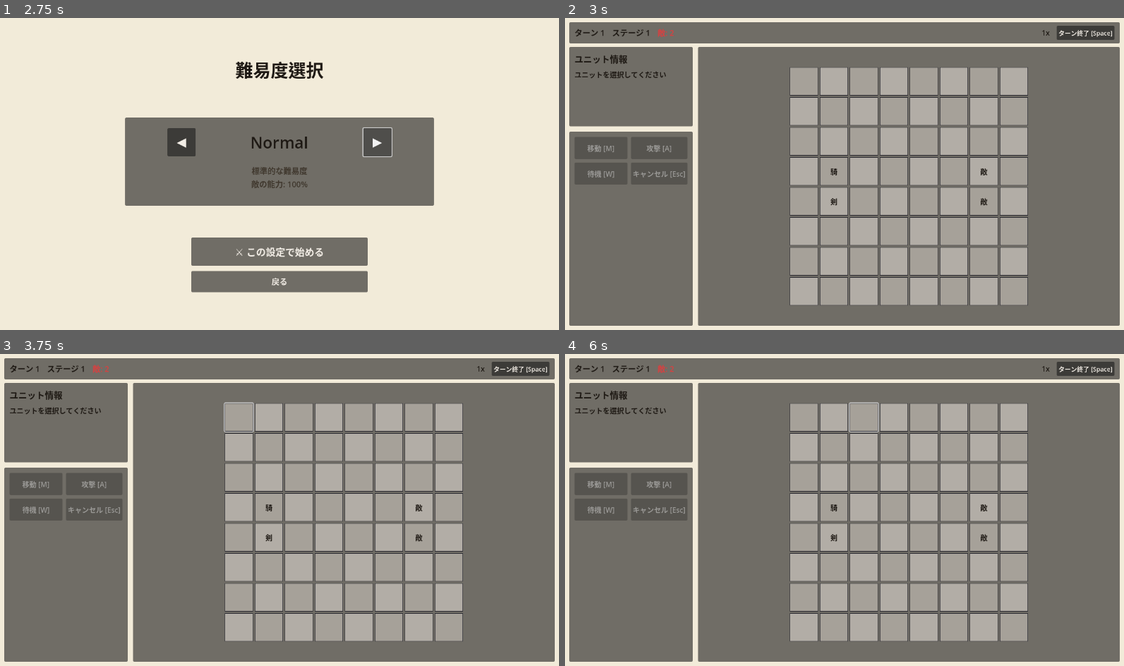
Above: before the commit, frames 1-4 (two rows, left to right).
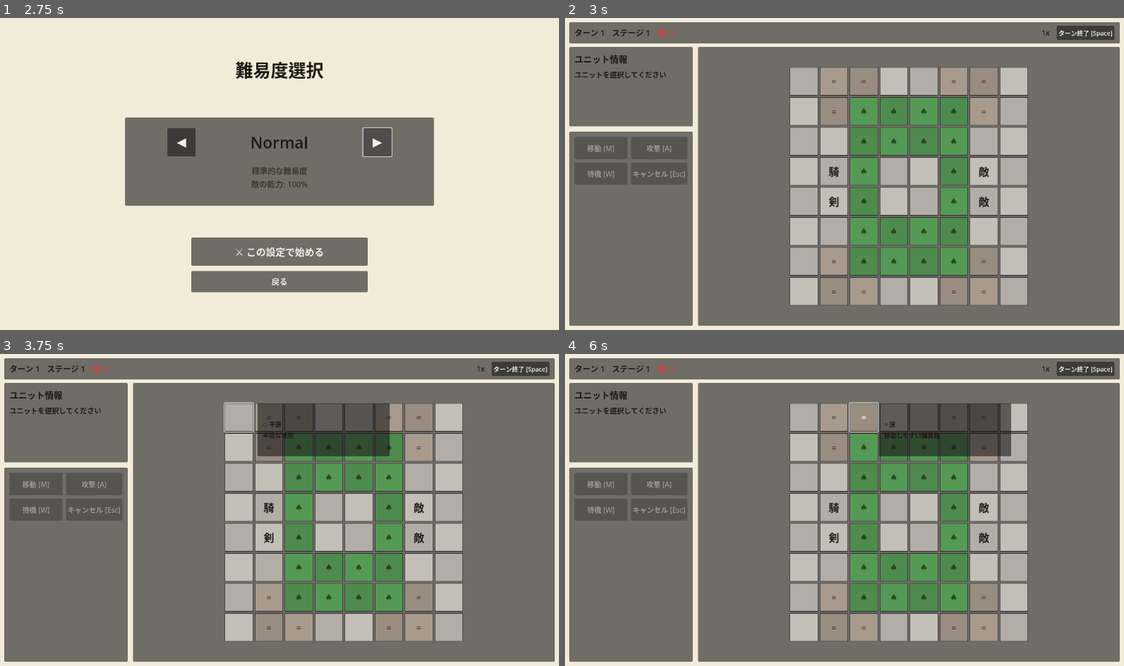
Above: after the commit, the same moments.

Repository: Akasaki-Kouji/Tactics-Roguelike-godot
Game: Godot game, scene res://scenes/home_improved.tscn
Two runs of this game, one before a commit and one after it. Both use one fixed random seed, a clock stepped at 60 frames per second and the inputs below.
Inputs (mouse positions are in pixels of both pictures, inside the frame that each line leads up to):
- Up to frame 1 (2.75 s): click "⚔ ゲーム開始" at 0.5 s; click "◀" at 1.25 s; click "▶" at 2 s
- Up to frame 2 (3 s): click "⚔ この設定で始める" at 2.75 s
- Up to frame 3 (3.75 s): click (240, 416) at 3.52 s
- Up to frame 4 (6 s): click (833, 416) at 4.27 s; click (833, 416) at 5 s, where only the run after the commit has a clickable "="; click (861, 416) at 5.77 s

Frame 1 is identical in both runs. In frame 2, 14% of the frame differs, in the area x 45-78%, y 16-92%; in frame 3, 15%; in frame 4, 16%, in the area x 45-80%, y 15-92%.

Commit message:
Implement Phase 1 terrain system
Major features:
- Terrain types: Plains, Road, Forest, Swamp, Hill, Wall
- Weighted BFS movement with terrain cost (1-3 or impassable)
- Height system with jump checks (max height diff: 1)
- Combat terrain modifiers:
  * Height advantage: ±2 damage per level (max ±2 levels)
  * Terrain defense bonus (Forest +1, Hill +2)
  * Evasion modifiers (Forest +15, Swamp -10, Hill +10)
- 3 static terrain maps rotating by stage
- Visual terrain indicators:
  * Color-coded tiles by terrain type
  * Terrain icons (♠=Forest, ~=Swamp, △=Hill, etc.)
  * Hover tooltip showing terrain stats
- Combat preview includes terrain effects

Terrain data schema:
- move_cost: Movement points required (1-99)
- height: Elevation level (0-2)
- evasion/defense: Combat stat modifiers
- walkable: Passability flag
- color/icon: Visual representation

Maps:
- Map 0: Forest center with roads
- Map 1: Hills and swamps
- Map 2: Fortress with walls

Balance values are initial estimates for playtesting.

🤖 Generated with [Claude Code](https://claude.com/claude-code)

Co-Authored-By: Claude <noreply@anthropic.com>

Diff:
--- a/project/scripts/battle_improved.gd
+++ b/project/scripts/battle_improved.gd
@@ -18,17 +18,90 @@
 const COLOR_ATTACK = Color(0.85, 0.25, 0.25, 0.5)  # Red with transparency
 const COLOR_DANGER = Color(0.90, 0.55, 0.20, 0.5)  # Orange with transparency
 
+# Terrain System - Phase 1
+const TERRAIN_TYPES = {
+	"plains": {
+		"name": "平原",
+		"move_cost": 1,
+		"height": 0,
+		"evasion": 0,
+		"defense": 0,
+		"walkable": true,
+		"color": Color(0.70, 0.68, 0.65),
+		"icon": "◇",
+		"desc": "平坦な地形"
+	},
+	"road": {
+		"name": "道",
+		"move_cost": 1,
+		"height": 0,
+		"evasion": 0,
+		"defense": 0,
+		"walkable": true,
+		"color": Color(0.60, 0.55, 0.50),
+		"icon": "=",
+		"desc": "移動しやすい舗装路"
+	},
+	"forest": {
+		"name": "森林",
+		"move_cost": 2,
+		"height": 0,
+		"evasion": 15,
+		"defense": 1,
+		"walkable": true,
+		"color": Color(0.30, 0.55, 0.30),
+		"icon": "♠",
+		"desc": "回避+15 防御+1"
+	},
+	"swamp": {
+		"name": "沼地",
+		"move_cost": 3,
+		"height": 0,
+		"evasion": -10,
+		"defense": 0,
+		"walkable": true,
+		"color": Color(0.45, 0.50, 0.40),
+		"icon": "~",
+		"desc": "移動困難 回避-10"
+	},
+	"hill": {
+		"name": "丘",
+		"move_cost": 2,
+		"height": 1,
+		"evasion": 10,
+		"defense": 2,
+		"walkable": true,
+		"color": Color(0.65, 0.55, 0.45),
+		"icon": "△",
+		"desc": "高度+1 回避+10 防御+2"
+	},
+	"wall": {
+		"name": "壁",
+		"move_cost": 99,
+		"height": 2,
+		"evasion": 0,
+		"defense": 0,
+		"walkable": false,
+		"color": Color(0.25, 0.25, 0.28),
+		"icon": "█",
+		"desc": "通行不可"
+	}
+}
+
 var grid = []
+var terrain_map = []  # 2D array of terrain IDs
 var selected_unit = null
 var selected_tile = null
 var game_manager
 var unit_positions = {}
 var move_range_tiles = []
 var attack_range_tiles = []
+var hovered_tile = null  # For tooltip
 
 enum ActionMode { NONE, MOVE, ATTACK }
 var current_action_mode = ActionMode.NONE
 var current_turn = 1
+var current_map_id = 0  # Which terrain map to use
 
 func _ready():
 	game_manager = get_node("/root/GameManager")
@@ -45,6 +118,8 @@
 	# Update info bar
 	update_info_bar()
 
+	# Initialize terrain
+	setup_terrain_map()
 	setup_grid()
 	place_units()
 
@@ -104,6 +179,53 @@
 			enemy_count += 1
 	$MainLayout/InfoBar/InfoBarMargin/InfoBarContent/EnemyCountLabel.text = "敵: %d" % enemy_count
 
+func setup_terrain_map():
+	"""Initialize terrain layout - static maps for Phase 1"""
+	terrain_map = []
+
+	# Map templates (can add more later)
+	var maps = [
+		# Map 0: Mixed terrain with forest center
+		[
+			["plains", "road", "road", "plains", "plains", "road", "road", "plains"],
+			["plains", "road", "forest", "forest", "forest", "forest", "road", "plains"],
+			["plains", "plains", "forest", "forest", "forest", "forest", "plains", "plains"],
+			["plains", "plains", "forest", "plains", "plains", "forest", "plains", "plains"],
+			["plains", "plains", "forest", "plains", "plains", "forest", "plains", "plains"],
+			["plains", "plains", "forest", "forest", "forest", "forest", "plains", "plains"],
+			["plains", "road", "forest", "forest", "forest", "forest", "road", "plains"],
+			["plains", "road", "road", "plains", "plains", "road", "road", "plains"]
+		],
+		# Map 1: Hills and swamps
+		[
+			["plains", "plains", "swamp", "swamp", "plains", "plains", "plains", "plains"],
+			["plains", "hill", "swamp", "swamp", "plains", "hill", "plains", "plains"],
+			["plains", "hill", "plains", "plains", "plains", "hill", "hill", "plains"],
+			["plains", "plains", "plains", "plains", "plains", "plains", "hill", "plains"],
+			["plains", "plains", "plains", "plains", "plains", "plains", "plains", "plains"],
+			["plains", "hill", "hill", "plains", "plains", "plains", "hill", "plains"],
+			["plains", "hill", "plains", "plains", "swamp", "swamp", "hill", "plains"],
+			["plains", "plains", "plains", "plains", "swamp", "swamp", "plains", "plains"]
+		],
+		# Map 2: Fortress with walls
+		[
+			["plains", "plains", "plains", "wall", "wall", "plains", "plains", "plains"],
+			["plains", "road", "road", "wall", "wall", "road", "road", "plains"],
+			["plains", "road", "plains", "plains", "plains", "plains", "road", "plains"],
+			["plains", "road", "plains", "forest", "forest", "plains", "road", "plains"],
+			["plains", "road", "plains", "forest", "forest", "plains", "road", "plains"],
+			["plains", "road", "plains", "plains", "plains", "plains", "road", "plains"],
+			["plains", "road", "road", "wall", "wall", "road", "road", "plains"],
+			["plains", "plains", "plains", "wall", "wall", "plains", "plains", "plains"]
+		]
+	]
+
+	# Select map based on stage or random
+	var map_index = (game_manager.current_stage - 1) % maps.size()
+	terrain_map = maps[map_index]
+
+	print("Terrain map loaded: Map %d" % map_index)
+
 func setup_grid():
 	for y in range(GRID_SIZE):
 		var row = []
@@ -111,6 +233,14 @@
 			row.append(null)
 		grid.append(row)
 
+func get_terrain(pos: Vector2i) -> Dictionary:
+	"""Get terrain data at position"""
+	if pos.x < 0 or pos.x >= GRID_SIZE or pos.y < 0 or pos.y >= GRID_SIZE:
+		return TERRAIN_TYPES["wall"]  # Out of bounds = wall
+
+	var terrain_id = terrain_map[pos.y][pos.x]
+	return TERRAIN_TYPES[terrain_id]
+
 func place_units():
 	var player_units = []
 	var enemy_units = []
@@ -158,16 +288,20 @@
 
 	var pos = Vector2i(x, y)
 	var unit_index = grid[y][x]
+	var terrain = get_terrain(pos)
 
 	var is_move_range = pos in move_range_tiles
 	var is_attack_range = pos in attack_range_tiles
 	var is_selected = (pos == selected_tile)
 
-	# Medieval stone tile style with improved range visualization
+	# Medieval stone tile style with terrain colors
 	var style = StyleBoxFlat.new()
 
-	# Base color: stone tile pattern
-	var bg_color = Color(0.65, 0.63, 0.60) if (x + y) % 2 == 0 else Color(0.70, 0.68, 0.65)
+	# Base color: terrain-specific
+	var bg_color = terrain.color
+	# Add slight checkerboard variation
+	if (x + y) % 2 == 1:
+		bg_color = bg_color * 1.1
 
 	# Improved range visualization with color + pattern
 	if is_move_range:
@@ -200,10 +334,23 @@
 	button.add_theme_stylebox_override("hover", style)
 	button.add_theme_stylebox_override("pressed", style)
 
-	# Unit display
+	# Display terrain icon + unit
+	var display_text = ""
+
+	# Terrain icon (small, bottom-right)
+	if terrain.icon != "◇":  # Don't show plains icon
+		display_text = terrain.icon
+
+	# Unit display (larger, center)
 	if unit_index != null:
 		var unit = game_manager.units[unit_index]
-		button.text = unit.name[0] if unit.name.length() > 0 else "U"
+		var unit_char = unit.name[0] if unit.name.length() > 0 else "U"
+		# Show unit on top line, terrain on bottom
+		if display_text != "":
+			button.text = unit_char + "\n " + display_text
+		else:
+			button.text = unit_char
+		button.add_theme_font_size_override("font_size", 24)
 
 		# Acted units are darkened
 		if unit.is_player and unit.has_acted:
@@ -233,7 +380,10 @@
 		else:
 			button.add_theme_color_override("font_color", COLOR_TEXT)
 	else:
-		button.text = ""
+		# Empty tile: show terrain icon only
+		button.text = display_text
+		button.add_theme_font_size_override("font_size", 20)
+		button.add_theme_color_override("font_color", COLOR_TEXT * 0.6)
 
 	button.pressed.connect(_on_tile_pressed.bind(pos))
 	button.mouse_entered.connect(_on_tile_hover.bind(pos))
@@ -285,15 +435,23 @@
 			update_display()
 
 func _on_tile_hover(pos: Vector2i):
+	hovered_tile = pos
 	var unit_index = grid[pos.y][pos.x]
 
+	# Show combat preview for attackable enemies
 	if unit_index != null and selected_unit != null and pos in attack_range_tiles:
 		var unit = game_manager.units[unit_index]
 		if not unit.is_player:
 			show_combat_preview(selected_unit, unit_index, pos)
+			return
+
+	# Show terrain tooltip
+	show_terrain_tooltip(pos)
 
 func _on_tile_hover_exit():
+	hovered_tile = null
 	hide_combat_preview()
+	hide_terrain_tooltip()
 
 func update_unit_info_panel():
 	if selected_unit != null:
@@ -365,16 +523,82 @@
 		update_display()
 
 func calculate_move_range(from_pos: Vector2i):
+	"""Weighted BFS with terrain cost and height"""
 	move_range_tiles.clear()
 
-	for y in range(GRID_SIZE):
-		for x in range(GRID_SIZE):
-			var pos = Vector2i(x, y)
-			var distance = abs(pos.x - from_pos.x) + abs(pos.y - from_pos.y)
-
-			if distance <= MOVE_RANGE and distance > 0:
-				if grid[y][x] == null:
-					move_range_tiles.append(pos)
+	# Get unit data for jump power (default jump = 1)
+	var unit_jump = 1
+	if selected_unit != null:
+		var unit = game_manager.units[selected_unit]
+		# Could add jump stat to units later
+		unit_jump = 1
+
+	# BFS with cost tracking
+	var queue = []
+	var visited = {}  # pos -> remaining_move_points
+	var start_terrain = get_terrain(from_pos)
+
+	queue.append({"pos": from_pos, "cost": 0})
+	visited[from_pos] = MOVE_RANGE
+
+	while queue.size() > 0:
+		var current = queue.pop_front()
+		var pos = current.pos
+		var accumulated_cost = current.cost
+
+		# Check 4 directions
+		var directions = [
+			Vector2i(0, -1),  # Up
+			Vector2i(0, 1),   # Down
+			Vector2i(-1, 0),  # Left
+			Vector2i(1, 0)    # Right
+		]
+
+		for dir in directions:
+			var next_pos = pos + dir
+
+			# Bounds check
+			if next_pos.x < 0 or next_pos.x >= GRID_SIZE or next_pos.y < 0 or next_pos.y >= GRID_SIZE:
+				continue
+
+			# Skip if occupied
+			if grid[next_pos.y][next_pos.x] != null:
+				continue
+
+			var next_terrain = get_terrain(next_pos)
+
+			# Check walkable
+			if not next_terrain.walkable:
+				continue
+
+			# Check height difference (jump check)
+			var from_height = get_terrain(pos).height
+			var to_height = next_terrain.height
+			var height_diff = abs(to_height - from_height)
+
+			if height_diff > unit_jump:
+				continue
+
+			# Calculate new cost
+			var move_cost = next_terrain.move_cost
+			var new_cost = accumulated_cost + move_cost
+
+			# Check if within range
+			if new_cost > MOVE_RANGE:
+				continue
+
+			# Check if this is a better path
+			var remaining = MOVE_RANGE - new_cost
+			if next_pos in visited and visited[next_pos] >= remaining:
+				continue
+
+			visited[next_pos] = remaining
+			queue.append({"pos": next_pos, "cost": new_cost})
+
+	# Convert visited to move_range_tiles (excluding start)
+	for pos in visited.keys():
+		if pos != from_pos:
+			move_range_tiles.append(pos)
 
 func calculate_attack_range(from_pos: Vector2i):
 	attack_range_tiles.clear()
@@ -400,14 +624,40 @@
 	var attacker = game_manager.units[attacker_index]
 	var target = game_manager.units[target_index]
 
-	var damage = max(1, attacker.atk - target.def)
+	# Get terrain modifiers
+	var attacker_pos = unit_positions[attacker_index]
+	var target_pos = unit_positions[target_index]
+	var attacker_terrain = get_terrain(attacker_pos)
+	var target_terrain = get_terrain(target_pos)
+
+	# Height advantage: +2 damage per height level, max ±4
+	var height_diff = attacker_terrain.height - target_terrain.height
+	height_diff = clamp(height_diff, -2, 2)
+	var height_bonus = height_diff * 2
+
+	# Defense modifier from terrain
+	var terrain_def = target_terrain.defense
+
+	# Calculate damage with terrain
+	var base_damage = attacker.atk - target.def - terrain_def + height_bonus
+	var damage = max(1, base_damage)
 	target.hp -= damage
 
+	print("Attack: %s (%d dmg) -> %s | Height: %+d, Terrain Def: %+d" % [
+		attacker.name, damage, target.name, height_bonus, terrain_def
+	])
+
 	await get_tree().create_timer(0.3).timeout
 
 	if target.hp > 0:
-		var counter_damage = max(1, target.atk - attacker.def)
+		# Counter attack (reverse height)
+		var counter_height_bonus = -height_diff * 2
+		var attacker_terrain_def = attacker_terrain.defense
+		var counter_base = target.atk - attacker.def - attacker_terrain_def + counter_height_bonus
+		var counter_damage = max(1, counter_base)
 		attacker.hp -= counter_damage
+
+		print("Counter: %s (%d dmg) -> %s" % [target.name, counter_damage, attacker.name])
 		await get_tree().create_timer(0.3).timeout
 
 	if target.hp <= 0:
@@ -427,10 +677,35 @@
 	var attacker = game_manager.units[attacker_index]
 	var target = game_manager.units[target_index]
 
-	var damage = max(1, attacker.atk - target.def)
-	var counter_damage = max(1, target.atk - attacker.def)
-
-	var preview_text = "【戦闘予測】\n%s → %s: %dダメージ\n" % [attacker.name, target.name, damage]
+	# Get terrain modifiers
+	var attacker_pos = unit_positions[attacker_index]
+	var attacker_terrain = get_terrain(attacker_pos)
+	var target_terrain = get_terrain(target_pos)
+
+	# Height advantage
+	var height_diff = attacker_terrain.height - target_terrain.height
+	height_diff = clamp(height_diff, -2, 2)
+	var height_bonus = height_diff * 2
+
+	# Calculate damage with terrain
+	var terrain_def = target_terrain.defense
+	var base_damage = attacker.atk - target.def - terrain_def + height_bonus
+	var damage = max(1, base_damage)
+
+	var counter_height_bonus = -height_diff * 2
+	var attacker_terrain_def = attacker_terrain.defense
+	var counter_base = target.atk - attacker.def - attacker_terrain_def + counter_height_bonus
+	var counter_damage = max(1, counter_base)
+
+	var preview_text = "【戦闘予測】\n%s → %s: %dダメージ" % [attacker.name, target.name, damage]
+
+	# Show terrain effects
+	if height_bonus != 0:
+		preview_text += " (高度:%+d)" % height_bonus
+	if terrain_def != 0:
+		preview_text += " (地形防:%+d)" % terrain_def
+
+	preview_text += "\n"
 
 	if target.hp > damage:
 		preview_text += "%s 反撃: %dダメージ" % [target.name, counter_damage]
@@ -447,6 +722,43 @@
 
 func hide_combat_preview():
 	$CombatPreviewPopup.visible = false
+
+func show_terrain_tooltip(pos: Vector2i):
+	"""Show terrain information tooltip"""
+	var terrain = get_terrain(pos)
+
+	var tooltip_text = "%s %s\n" % [terrain.icon, terrain.name]
+
+	# Add stats
+	var stats = []
+	if terrain.move_cost != 1:
+		stats.append("移動: %d" % terrain.move_cost)
+	if terrain.height != 0:
+		stats.append("高度: +%d" % terrain.height)
+	if terrain.evasion != 0:
+		stats.append("回避: %+d" % terrain.evasion)
+	if terrain.defense != 0:
+		stats.append("防御: +%d" % terrain.defense)
+	if not terrain.walkable:
+		stats.append("通行不可")
+
+	if stats.size() > 0:
+		tooltip_text += " ".join(stats)
+	else:
+		tooltip_text += terrain.desc
+
+	$CombatPreviewPopup/PreviewMargin/PreviewLabel.text = tooltip_text
+	$CombatPreviewPopup.visible = true
+
+	# Position near tile
+	var grid_panel = $MainLayout/BattleArea/GridPanel/GridMargin/GridContainer
+	var tile_pos = Vector2(pos.x * TILE_SIZE, pos.y * TILE_SIZE) + grid_panel.global_position
+	$CombatPreviewPopup.position = tile_pos + Vector2(TILE_SIZE + 10, 0)
+
+func hide_terrain_tooltip():
+	# Only hide if not showing combat preview
+	if hovered_tile == null:
+		$CombatPreviewPopup.visible = false
 
 func check_battle_end():
 	var player_alive = false
